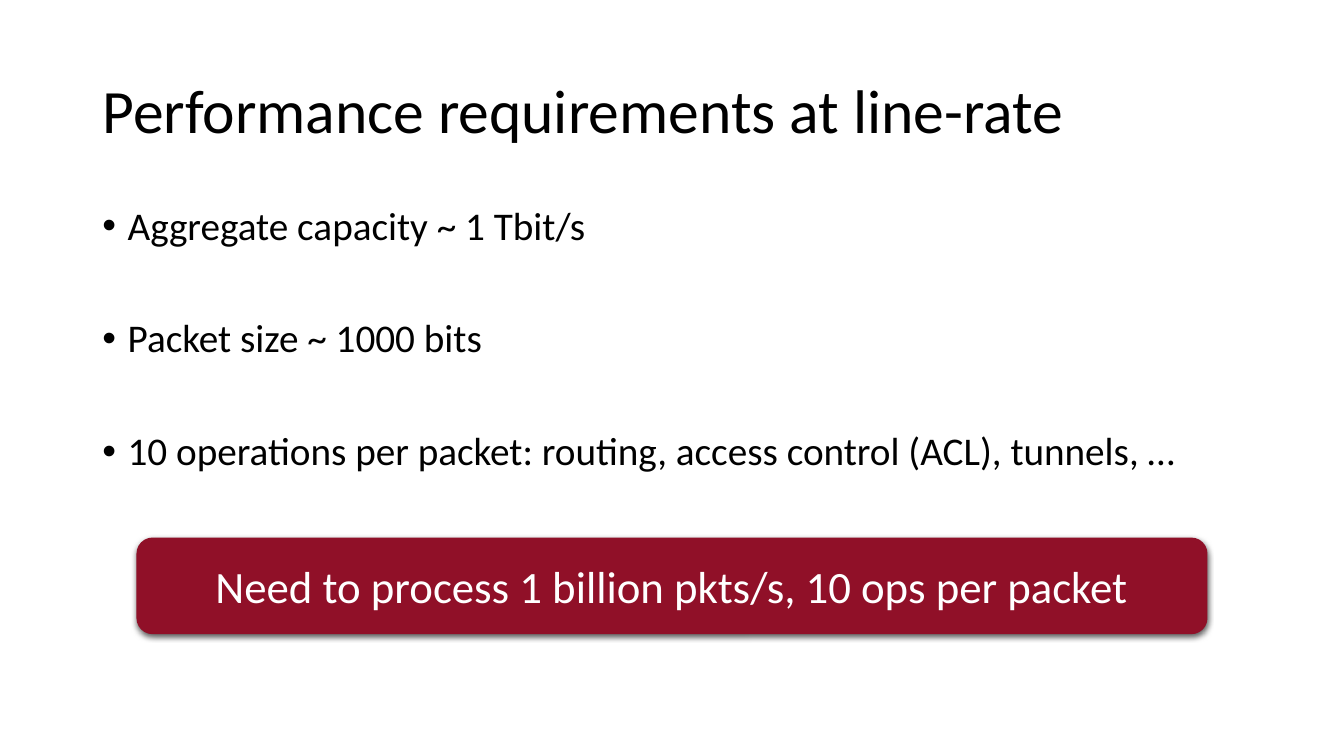
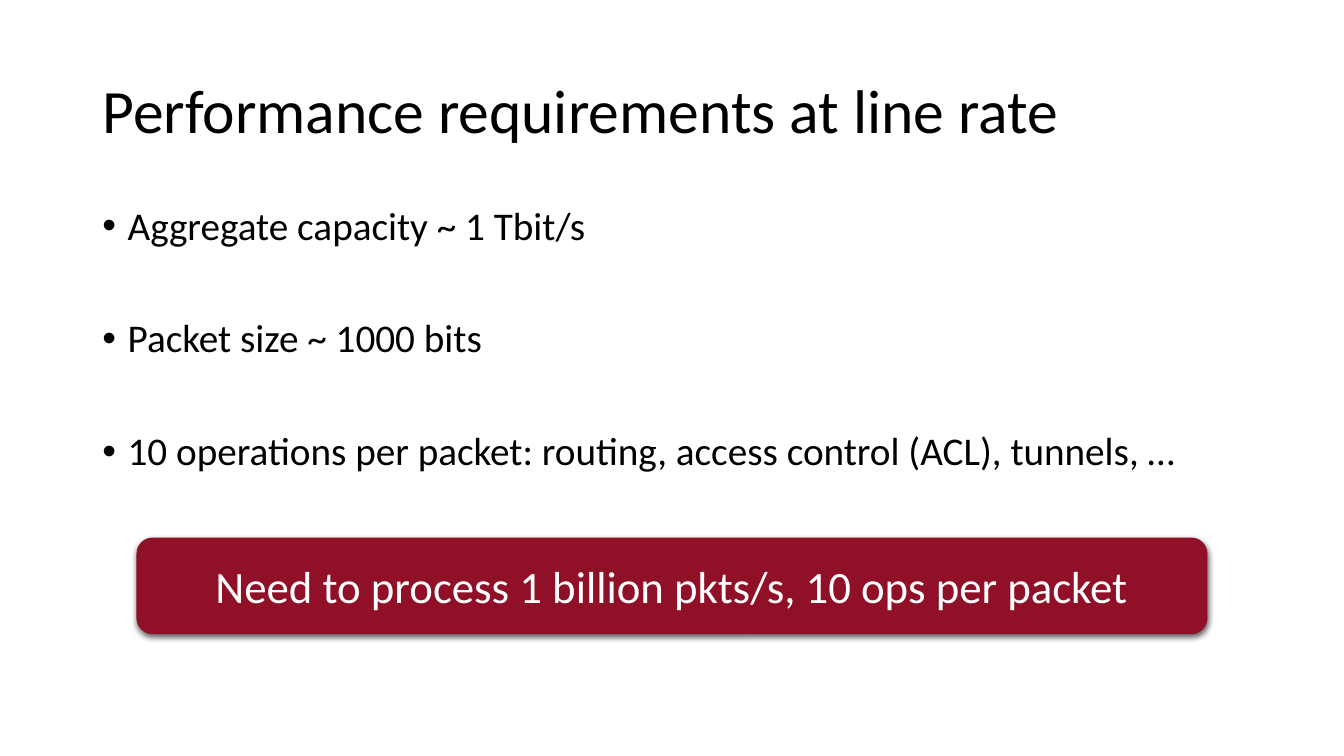
Before and after one commit to anirudhSK/pifo-domino-marple-ppts, a slide deck: slide 9 of combined_domino_pifo.pptx. Drawn at 1344x756 pixels with LibreOffice and Linux fonts; fonts in the diff are those of the drawing. Boxes give left, top, right and bottom in pixels: in the first picture for what was removed or moved away, otherwise in the second. Text is boxed around its words. In the diff, an @@ line names an element or a change of style, - is before the commit and + after.

```diff
--- a/combined_domino_pifo.pptx
+++ b/combined_domino_pifo.pptx
@@ title at (102, 90, 1058, 143): text changed @@
-Performance requirements at line-rate
+Performance requirements at line rate
```
Also in this commit, not shown: 4 other slides changed.
